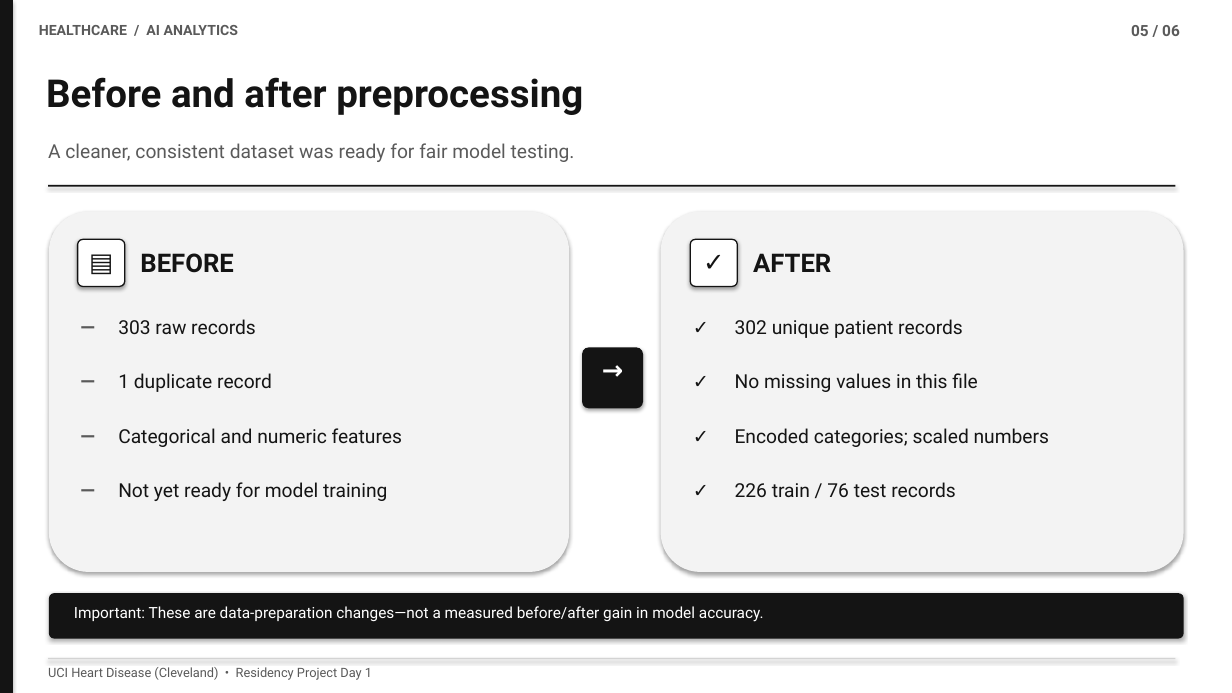
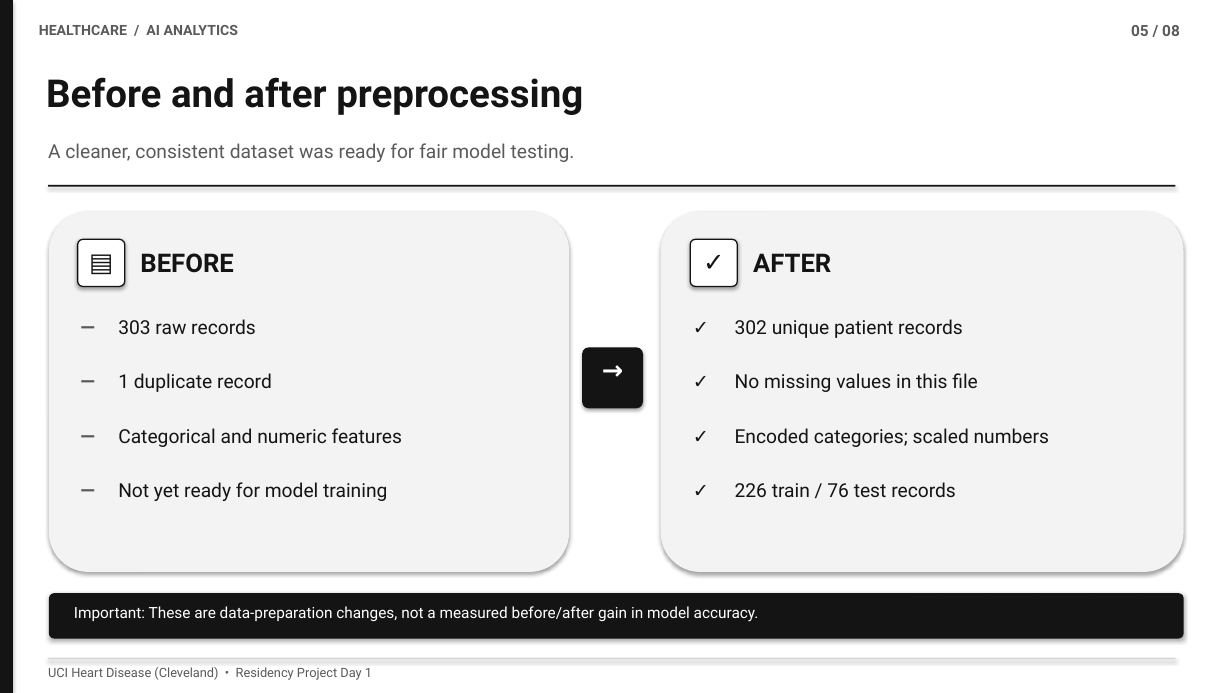
Before and after one commit to SanjeeKoushik/2026-Fall-Python-Application-for-Data-Analytics-in-AI-PhDAI-733-M21, a slide deck: slide 5 of Heart_Disease_ppt.pptx. Drawn at 1232x693 pixels with LibreOffice and Linux fonts; fonts in the diff are those of the drawing. Boxes give left, top, right and bottom in pixels: in the first picture for what was removed or moved away, otherwise in the second. Text is boxed around its words. In the diff, an @@ line names an element or a change of style, - is before the commit and + after.

```diff
--- a/Heart_Disease_ppt.pptx
+++ b/Heart_Disease_ppt.pptx
@@ text at box(1131, 25, 1180, 36): text changed @@
-05 / 06
+05 / 08
@@ text at box(74, 606, 759, 622): text changed @@
-Important: These are data-preparation changes—not a measured before/after gain in model accuracy.
+Important: These are data-preparation changes, not a measured before/after gain in model accuracy.
```
Also in this commit, not shown: 6 other slides changed, 1 slide added, 1 other file.
